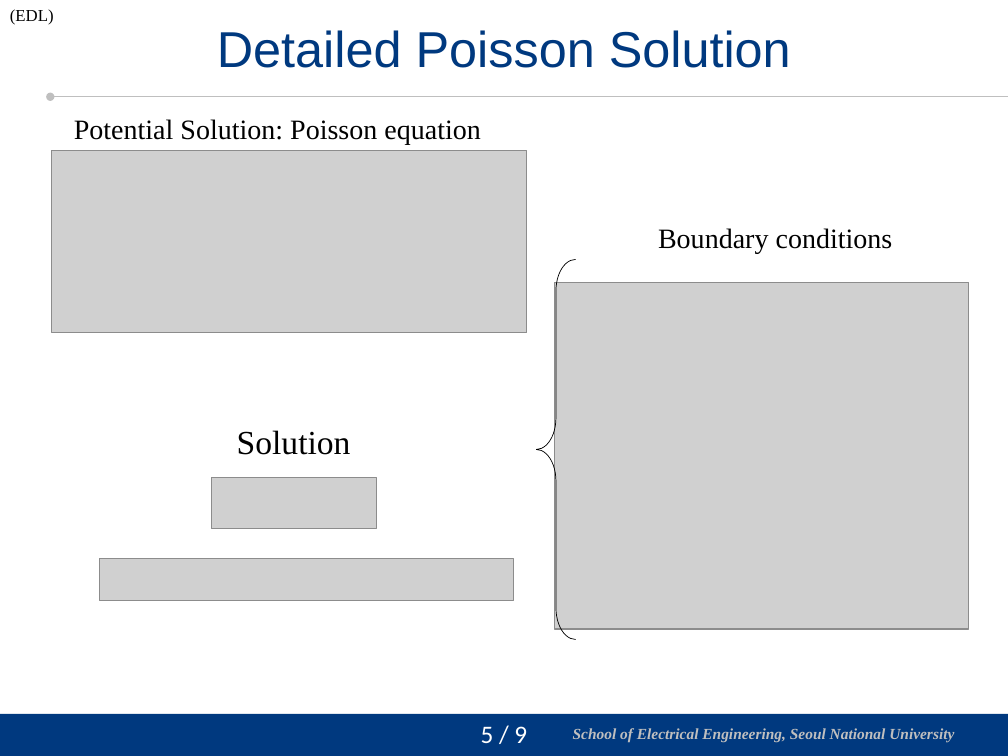
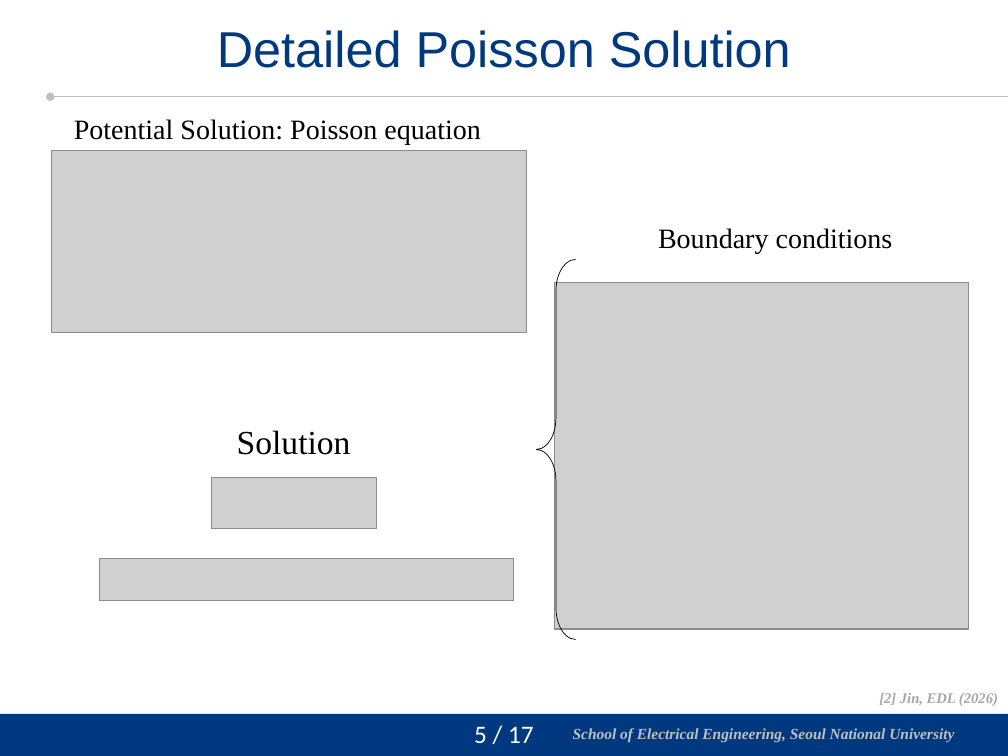
Before and after one commit to vectorcont62-dev/Graduation-SNU-MS, a slide deck: slide 6 of 진명 석사졸업 연구 정리.pptx. Drawn at 1008x756 pixels with LibreOffice and Linux fonts; fonts in the diff are those of the drawing; grey boxes stand for pictures; background and template pictures are left out. Boxes give left, top, right and bottom in pixels: in the first picture for what was removed or moved away, otherwise in the second. Text is boxed around its words. In the diff, an @@ line names an element or a change of style, - is before the commit and + after.

Commit message:
Changed a bit at home. 17 slides total target, modeling of EDL is main: detailed Poisson in multilayers + Vt calculation optimization by determinants.

```diff
--- a/진명 석사졸업 연구 정리.pptx
+++ b/진명 석사졸업 연구 정리.pptx
@@ text removed at <box>10,9,54,25</box> @@
-(EDL)
@@ text added at <box>879,693,998,706</box>, 10.5 pt, text #A6A6A6, bold, italic @@
+[2] Jin, EDL (2026)
@@ page number at <box>474,726,534,743</box>: text changed @@
-5 / 9
+5 / 17
```
Also in this commit, not shown: 12 other slides changed, 1 slide added, 1 slide removed, 1 other file.
